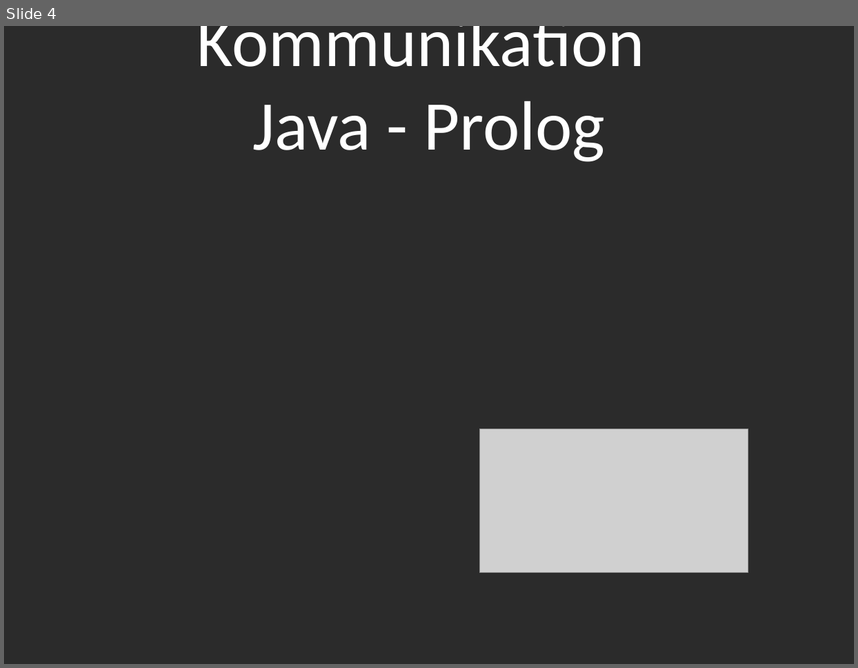
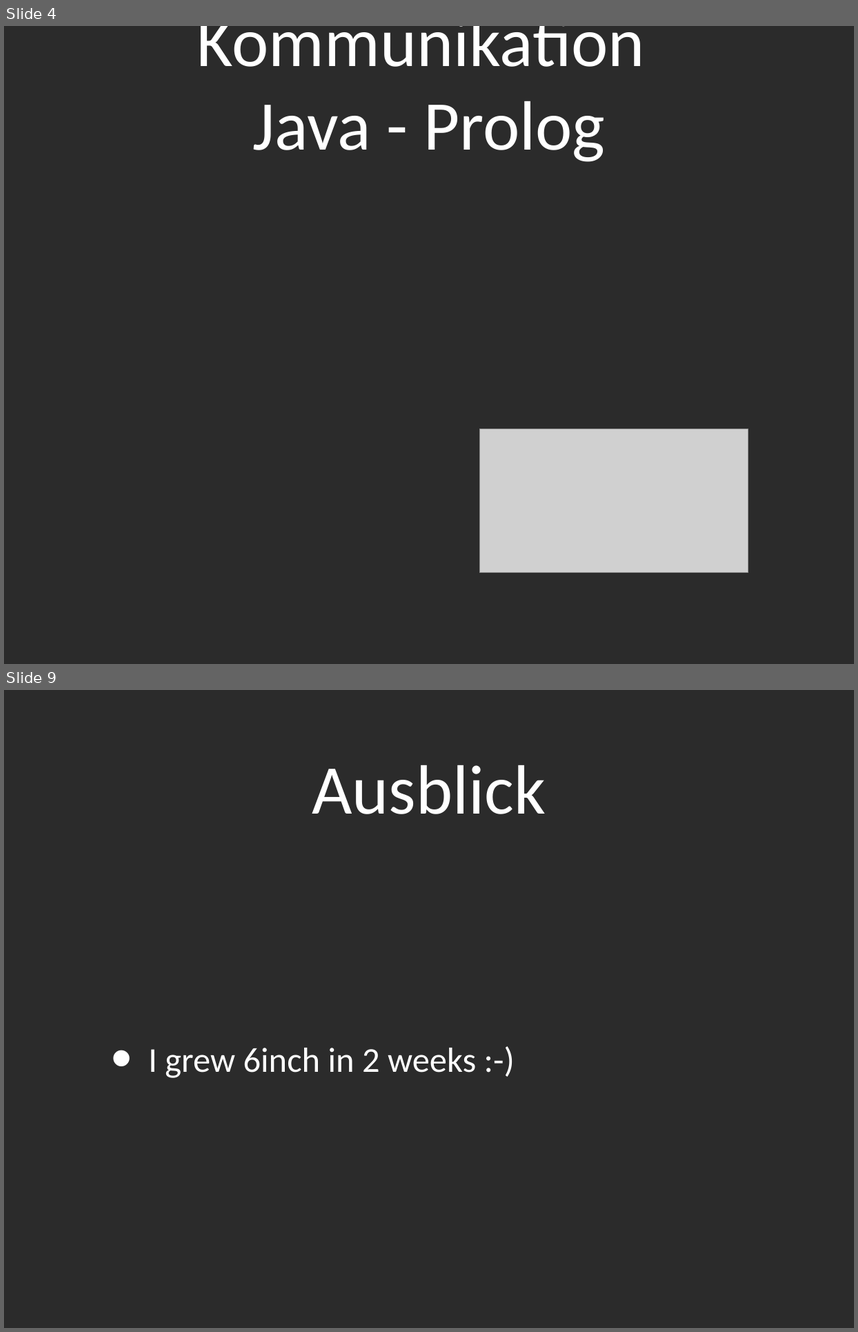
Before and after one commit to novac045/ai-battleship, a slide deck: Präsentation/Presentation_PPT.ppt. Shown one above the other, each under a label of ours: slide 4 before the commit, slides 4 and 9 after it; the slides between them are not shown. The pictures are 858x668 and 858x1332 pixels, drawn with LibreOffice and Linux fonts; fonts in the diff are those of the drawing; grey boxes stand for pictures; background and template pictures are left out; a plain dark background stands for a picture behind light text. Boxes give left, top, right and bottom in pixels: in the first picture for what was removed or moved away, otherwise in the second. Text is boxed around its words. In the diff, an @@ line names an element or a change of style, - is before the commit and + after.

```diff
--- a/Präsentation/Presentation_PPT.ppt
+++ b/Präsentation/Presentation_PPT.ppt
@@ slide 9 added at [4,690,854,1328], background picture (left out) @@
@@ title added at [312,765,546,814], 84 pt, text #FFFFFF @@
+Ausblick
@@ text added at [148,1047,476,1078], 42 pt, text #FFFFFF @@
+• I grew 6inch in 2 weeks :-)
```
Also in this commit, not shown: 3 slides changed, 1 other slide added, 2 slides removed, 2 other files.
